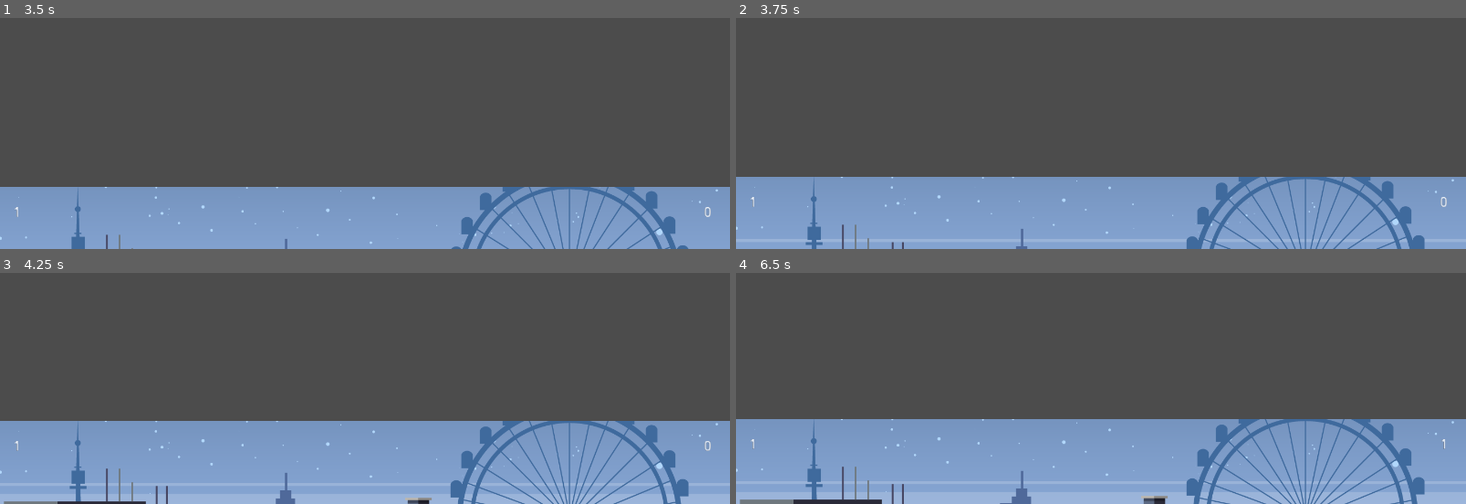
Above: before the commit, frames 1-4 (two rows, left to right).
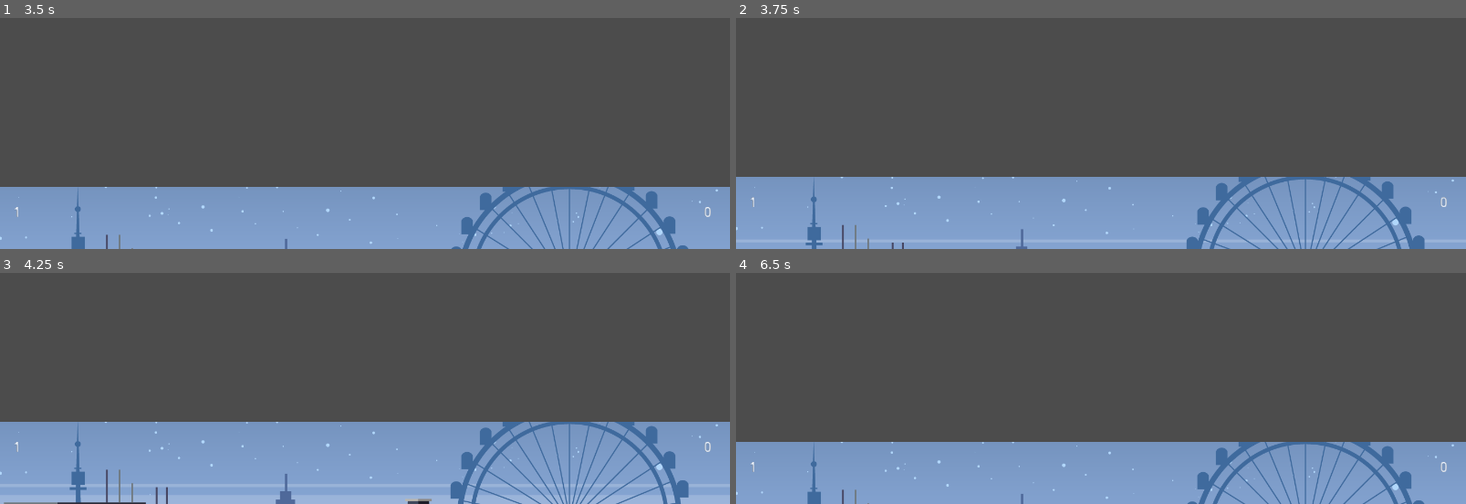
Above: after the commit, the same moments.

Repository: h00g3/midnightbadminton
Game: Godot game, scene res://scenes/MainLevel.tscn
The game is run twice, just before and just after one commit, with the same random seed, the same clock (stepped at 60 frames per second) and the same inputs.
Inputs:
- Up to frame 1 (3.5 s): hold D (2_right) 0.53-2.03 s; tap W (2_up) at 0.77, 1.52, 3.02 s; hold A (2_left) 2.03-2.78 s; hold D (2_right) from 2.78 s (still down)
- Up to frame 2 (3.75 s): keep holding D (2_right); tap Enter at 3.5 s
- Up to frame 3 (4.25 s): keep holding D (2_right); tap W (2_up) at 3.77 s
- Up to frame 4 (6.5 s): release D (2_right) at 4.28 s; hold A (2_left) 4.28-5.03 s; tap W (2_up) at 4.52, 6.02 s; hold D (2_right) 5.03-5.78 s; hold A (2_left) from 5.78 s (still down)

Frame 1 is identical in both runs. In frame 2, 0.2% of the frame differs, in the area x 2-98%, y 68-100%; in frame 3, 2.0%; in frame 4, 19%, in the area x 0-100%, y 63-100%.

Commit message:
add player object to hold score and other data

Diff:
--- a/project.godot
+++ b/project.godot
@@ -8,9 +8,14 @@
 
 config_version=4
 
-_global_script_classes=[  ]
+_global_script_classes=[ {
+"base": "Reference",
+"class": "Player",
+"language": "GDScript",
+"path": "res://src/Player.gd"
+} ]
 _global_script_class_icons={
-
+"Player": ""
 }
 
 [application]
--- a/scenes/MainLevel.tscn
+++ b/scenes/MainLevel.tscn
@@ -87,7 +87,6 @@
 [node name="Shuttle" parent="." instance=ExtResource( 3 )]
 
 [node name="Camera2D" type="Camera2D" parent="Shuttle"]
-visible = false
 current = true
 limit_left = 0
 limit_top = -22
--- a/src/MainLevel.gd
+++ b/src/MainLevel.gd
@@ -1,77 +1,94 @@
 extends Node2D
 
-onready var playerLeft = $PlayerF
-onready var playerRight = $PlayerK
-var collisionShapeLeft
-var collisionShapeRight
+#onready var playerLeft = load("res://src/Player.gd").new("Fanny", $PlayerF)
+#onready var playerRight = load("res://src/Player.gd").new("Kenny", $PlayerK)
+onready var players = {}
+#var collisionShapeLeft
+#var collisionShapeRight
 onready var shuttle = $Shuttle
 
 onready var serviceOffset = Vector2(0,-200)
 
-onready var playerLeftscore = 0
-onready var playerRightscore = 0
+#onready var playerLeftscore = 0
+#onready var playerRightscore = 0
 onready var winscore = 10
 
 func _ready():
-	collisionShapeLeft = getPlayerCollisionShape(playerLeft)
-	collisionShapeRight = getPlayerCollisionShape(playerRight)
+	players[Player.Side.LEFT] = load("res://src/Player.gd").new("Fanny", $PlayerF, Player.Side.LEFT)
+	players[Player.Side.RIGHT] = load("res://src/Player.gd").new("Kenny", $PlayerK, Player.Side.RIGHT)
+#	collisionShapeLeft = getPlayerCollisionShape(playerLeft.physics_body)
+#	collisionShapeRight = getPlayerCollisionShape(playerRight.physics_body)
 
 func _physics_process(delta):
 	if Input.is_action_pressed("restart") :
 		get_tree().reload_current_scene()
+
+func _on_Rechts_body_entered(body):
+	if isShuttle(body):
+#		playerLeftpoint()
+		score(Player.Side.LEFT)
+
+func _on_Links_body_entered(body):
+	if isShuttle(body):
+#		playerRightpoint()
+		score(Player.Side.RIGHT)
+
+func score(side):
+	var player = players[side]
+	var score = player.score()
+	if score < winscore:
+		var other_side = player.other_side()
+		var other_player = players[other_side]
+		abschlag(other_player)
+	else:
+		win(side)
 
 # Abschlag funktioniert noch nicht
 func abschlag(player):
 	#shuttle = preload("res://Shuttle.tscn").instance()
 	#shuttle.sleeping = true
 
-	if player == playerLeft:
-		service(collisionShapeRight)
-	elif player == playerRight:
-		service(collisionShapeLeft)
-	else:
-		return
+	var collisionShape = getPlayerCollisionShape(player.physics_body)
+	service(collisionShape)
+#	if player == playerLeft:
+#		service(collisionShapeRight)
+#	elif player == playerRight:
+#		service(collisionShapeLeft)
+#	else:
+#		return
 
 func service(player):
 	var position = player.position + serviceOffset
 	shuttle.hitGround(position)
 
-func playerRightpoint():
-	playerRightscore+=1
-	if playerRightscore < winscore:
-		abschlag(playerLeft)
-	else:
-		win(playerRight)
-
-func playerLeftpoint():
-	playerLeftscore+=1
-	if playerLeftscore < winscore:
-		abschlag(playerRight)
-	else:
-		win(playerLeft)
-
-#func score(playerscore):
-#	playerscore++
-#	if(playerscore)
+#func playerRightpoint():
+#	playerRightscore+=1
+#	if playerRightscore < winscore:
+#		abschlag(playerLeft)
+#	else:
+#		win(playerRight)
+#
+#func playerLeftpoint():
+#	playerLeftscore+=1
+#	if playerLeftscore < winscore:
+#		abschlag(playerRight)
+#	else:
+#		win(playerLeft)
 
 func win(player):
 	print (" Wins")
 	get_tree().reload_current_scene()
 
 func show_scores():
-	$Scoreboard/Fscore.text = str(playerLeftscore)
-	$Scoreboard/Kscore.text = str(playerRightscore)
+	$Scoreboard/Fscore.text = str(players[Player.Side.LEFT].score)
+	$Scoreboard/Kscore.text = str(players[Player.Side.RIGHT].score)
+#	$Scoreboard/Fscore.text = str(playerLeftscore)
+#	$Scoreboard/Kscore.text = str(playerRightscore)
 
 func _process(delta):
 	show_scores()
 
-func _on_Rechts_body_entered(body):
-	if isShuttle(body):
-		playerLeftpoint()
 
-func _on_Links_body_entered(body):
-	if isShuttle(body):
-		playerRightpoint()
 
 func isShuttle(body):
 	return body.get_name() == "Shuttle"
--- a/src/Player.gd
+++ b/src/Player.gd
@@ -1,21 +1,44 @@
-var name = null
-var score = 0
-var currentHits = 0
+class_name Player
 
-func _init(_name="Player"):
+enum Side {LEFT, RIGHT}
+
+var name = "Player" setget set_name, get_name
+var score = 0 setget ,get_score
+var physics_body setget set_physics_body, get_physics_body
+var side setget set_side, get_side
+
+func _init(_name, body, _side):
 	name = _name
+	physics_body = body
+	side = _side
+
+func set_name(_name):
+	name = _name
+
+func get_name():
+	return name
 
 func score():
 	score+=1
+	return score
 
+func get_score():
+	return score
 
+func set_physics_body(body):
+	physics_body = body
 
+func get_physics_body():
+	return physics_body
 
-# Called when the node enters the scene tree for the first time.
-#func _ready():
-#	pass # Replace with function body.
+func set_side(_side):
+	side = _side
 
+func get_side():
+	return side
 
-# Called every frame. 'delta' is the elapsed time since the previous frame.
-#func _process(delta):
-#	pass
+func other_side():
+	if(side == Side.LEFT):
+		return Side.RIGHT
+	else:
+		return Side.LEFT
Not shown: 3 places in scenes/MainLevel.tscn that only renumber resources
